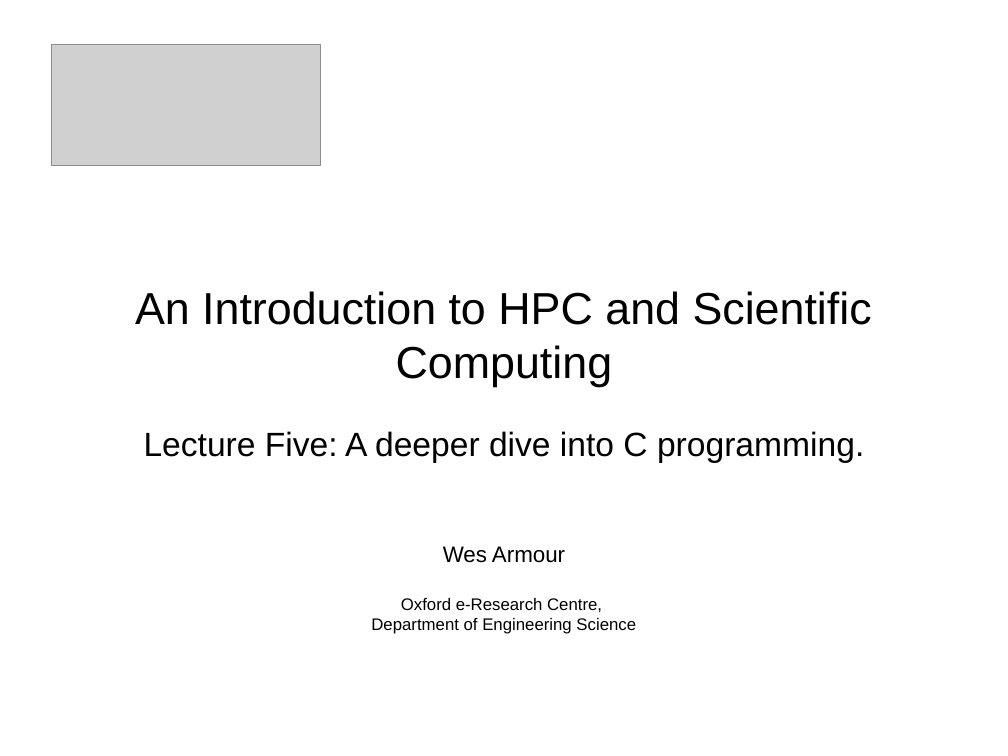
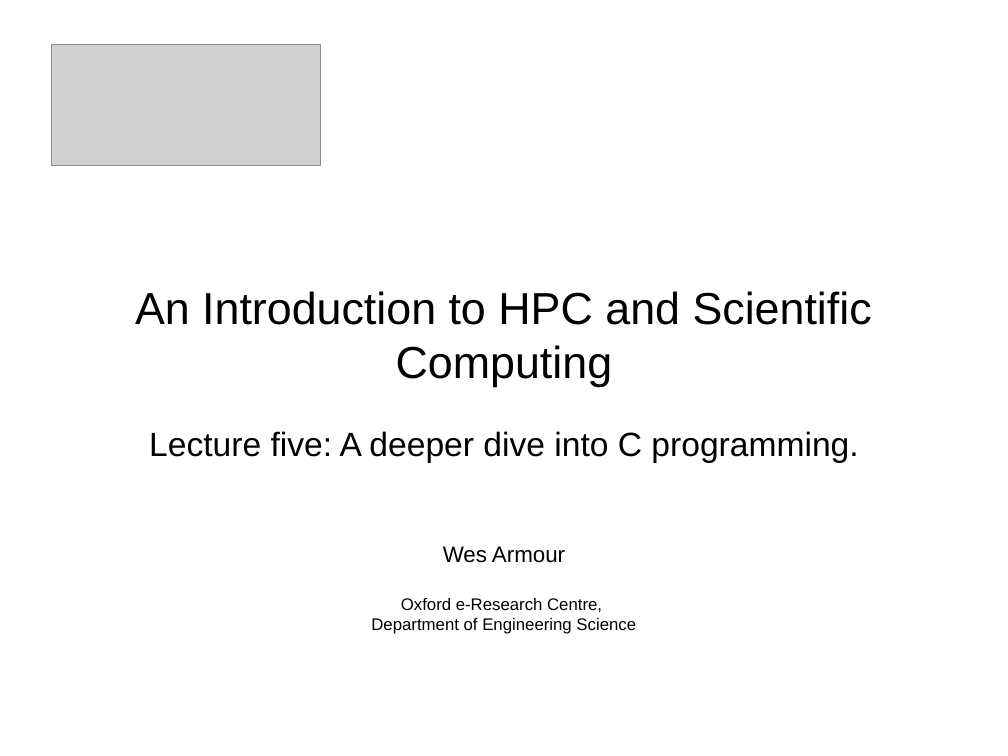
Before and after one commit to francisjudd/CWM-HPC, a slide deck: slide 1 of lectures/pptx/5_Lecture_five.pptx. Drawn at 1008x756 pixels with LibreOffice and Linux fonts; fonts in the diff are those of the drawing; grey boxes stand for pictures; background and template pictures are left out. Boxes give left, top, right and bottom in pixels: in the first picture for what was removed or moved away, otherwise in the second. Text is boxed around its words. In the diff, an @@ line names an element or a change of style, - is before the commit and + after.

```diff
--- a/lectures/pptx/5_Lecture_five.pptx
+++ b/lectures/pptx/5_Lecture_five.pptx
@@ text at (x1=149, y1=431, x2=858, y2=463): text changed @@
-Lecture Five: A deeper dive into C programming.
+Lecture five: A deeper dive into C programming.
```
Also in this commit, not shown: 4 other files.
